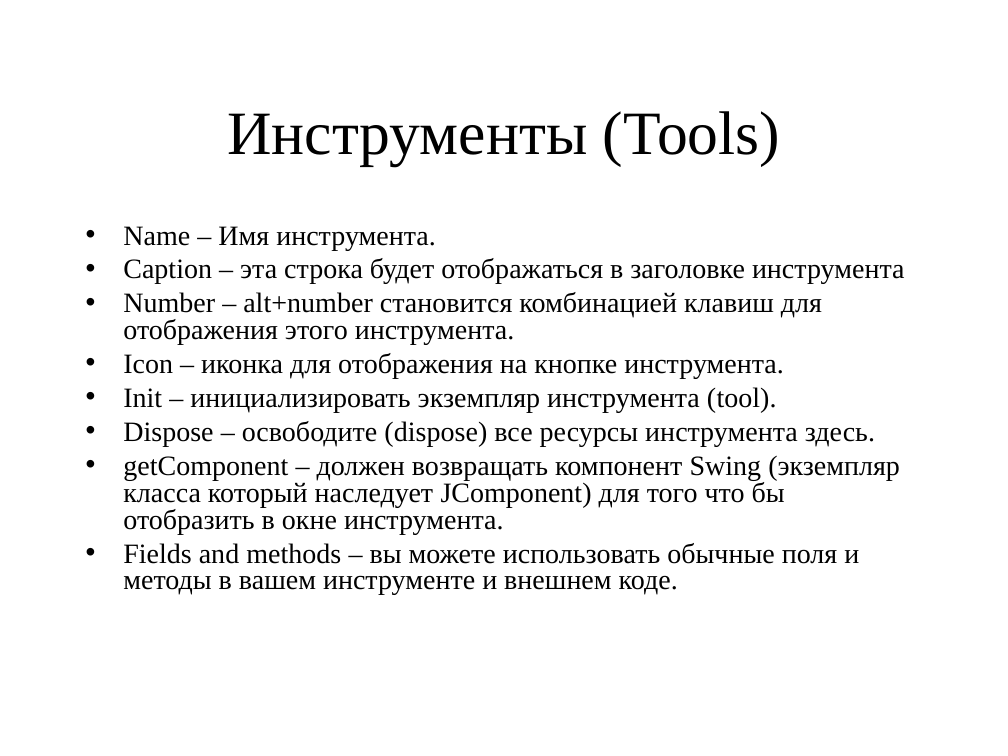
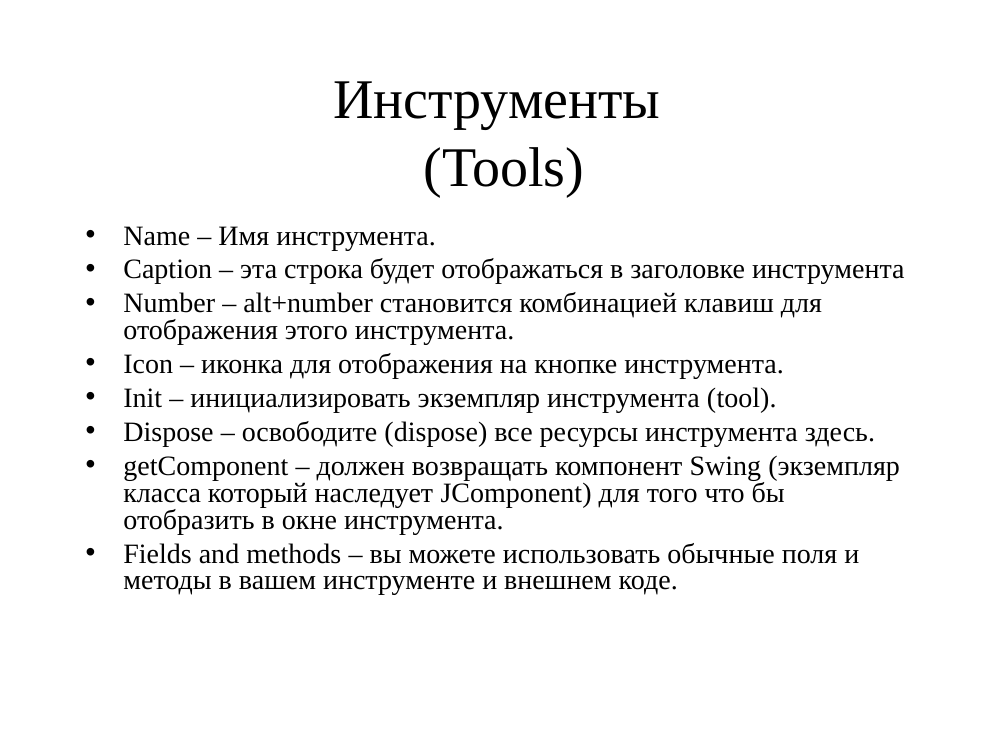
Before and after one commit to mazine/umk, a slide deck: slide 7 of presentations/Plugin.ppt. Drawn at 1008x756 pixels with LibreOffice and Linux fonts; fonts in the diff are those of the drawing. Boxes give left, top, right and bottom in pixels: in the first picture for what was removed or moved away, otherwise in the second. Text is boxed around its words. In the diff, an @@ line names an element or a change of style, - is before the commit and + after.

```diff
--- a/presentations/Plugin.ppt
+++ b/presentations/Plugin.ppt
@@ title "Инструменты (Tools)" at bbox=[334, 81, 661, 196]: size 44 to 40 pt @@
```
Also in this commit, not shown: 5 other slides changed.
